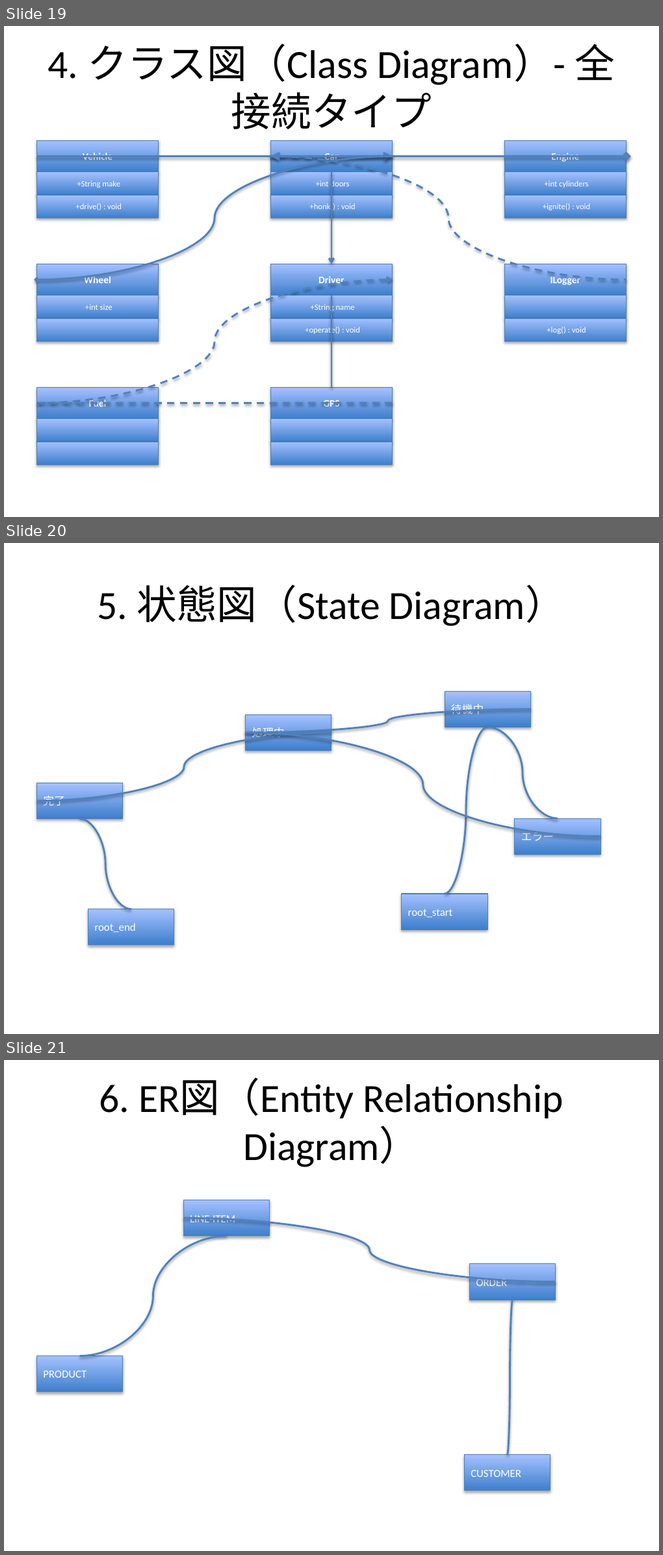
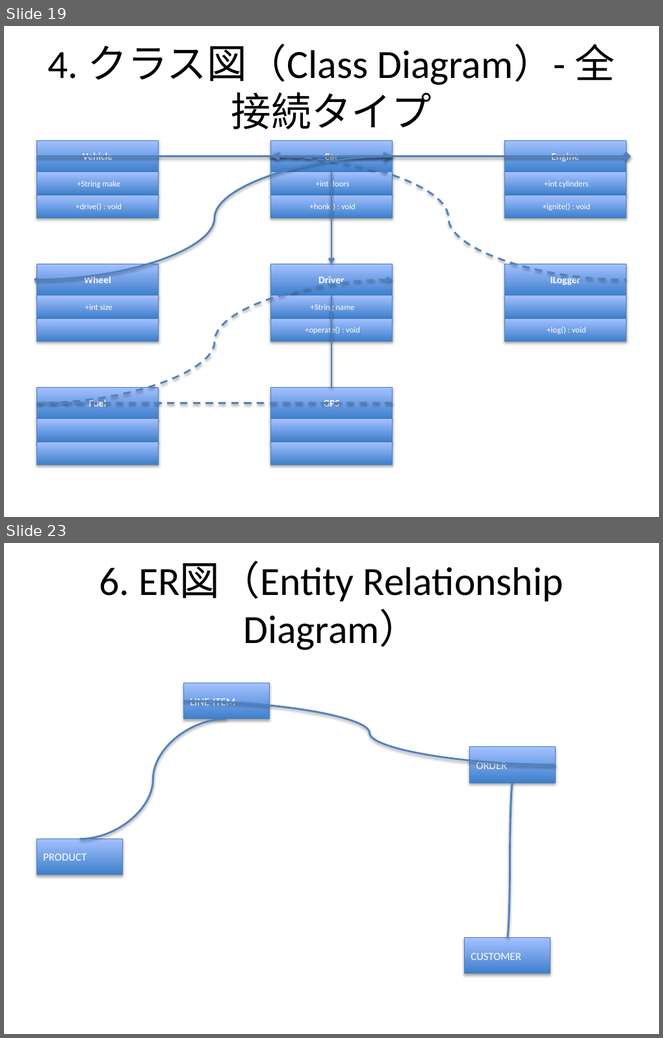
Before and after one commit to notfolder/qmd_to_pptx, a slide deck: demo_full.pptx. Shown one above the other, each under a label of ours: slides 19, 20 and 21 before the commit, slides 19 and 23 after it; the slides between them are not shown. The pictures are 663x1555 and 663x1038 pixels, drawn with LibreOffice and Linux fonts; fonts in the diff are those of the drawing. Boxes give left, top, right and bottom in pixels: in the first picture for what was removed or moved away, otherwise in the second. Text is boxed around its words. In the diff, an @@ line names an element or a change of style, - is before the commit and + after.

```diff
--- a/demo_full.pptx
+++ b/demo_full.pptx
@@ slide 20 removed at (4, 543, 659, 1034), background #FFFFFF @@
@@ title removed at (98, 585, 566, 626) @@
-5. 状態図（State Diagram）
@@ rectangle removed at (445, 691, 530, 727) @@
-待機中
@@ rectangle removed at (245, 715, 331, 751) @@
-処理中
@@ curved line removed from (530, 709) to (245, 733) @@
@@ curved line removed from (332, 733) to (36, 801) @@
@@ curved line removed from (245, 733) to (601, 837) @@
@@ curved line removed from (445, 894) to (488, 727) @@
@@ curved line removed from (558, 819) to (488, 727) @@
@@ rectangle removed at (36, 783, 122, 819) @@
-完了
@@ curved line removed from (80, 819) to (131, 909) @@
@@ rectangle removed at (515, 819, 601, 855) @@
-エラー
@@ rectangle removed at (88, 909, 174, 945) @@
-root_end
@@ rectangle removed at (402, 894, 488, 930) @@
-root_start
@@ what was slide 21 is now slide 23 @@
```
Also in this commit, not shown: 3 slides added, 5 other files.
